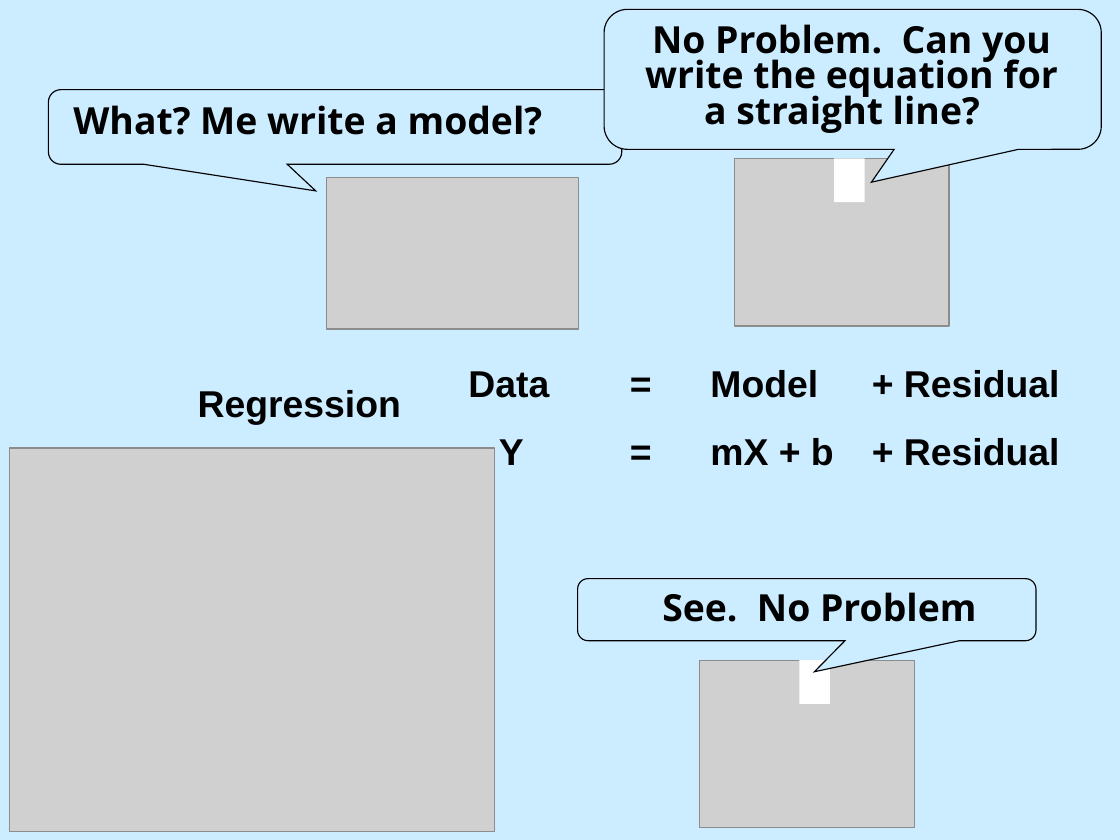
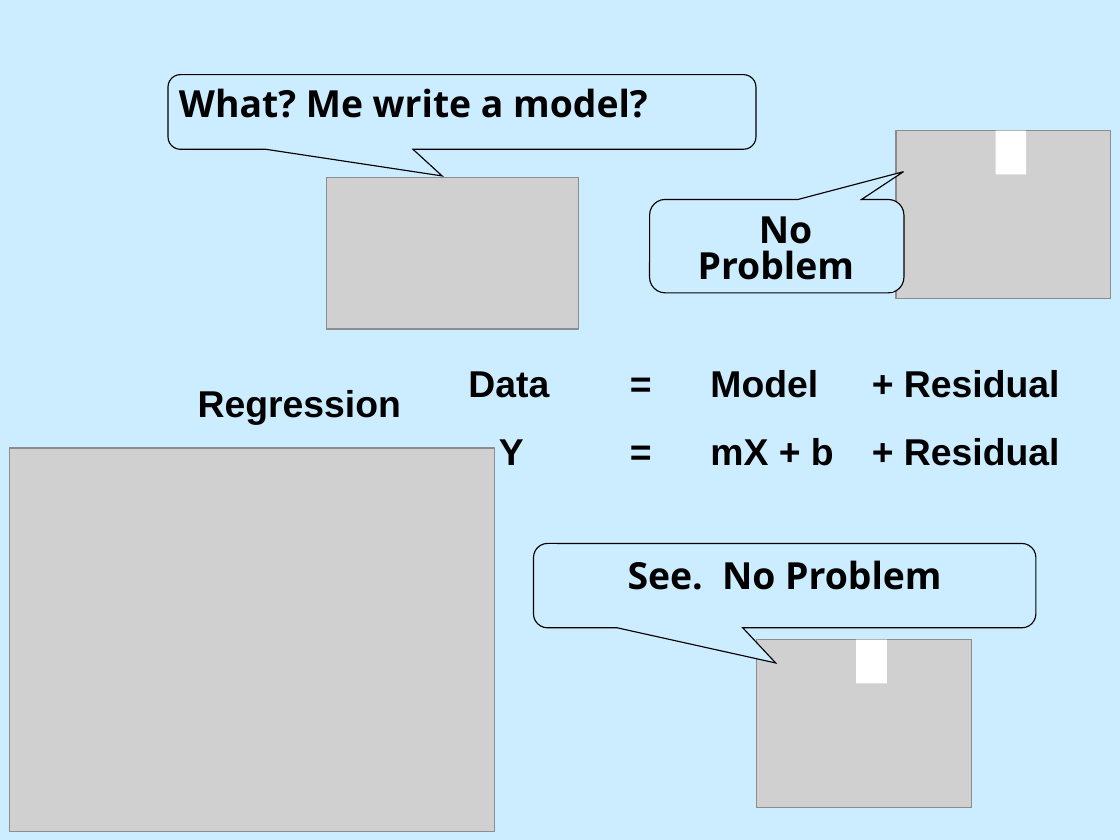
Before and after one commit to DavidCSchneider/StatisticalScience, a slide deck: slide 26 of LNotes/Pt1/Ch1_1.ppt (slide 24 before the commit). Drawn at 1120x840 pixels with LibreOffice and Linux fonts; fonts in the diff are those of the drawing; grey boxes stand for pictures. Boxes give left, top, right and bottom in pixels: in the first picture for what was removed or moved away, otherwise in the second. Text is boxed around its words. In the diff, an @@ line names an element or a change of style, - is before the commit and + after.

```diff
--- a/LNotes/Pt1/Ch1_1.ppt
+++ b/LNotes/Pt1/Ch1_1.ppt
@@ rounded speech box removed at (604, 9, 1101, 149) @@
@@ text removed at (645, 24, 1058, 133) @@
-No Problem. Can you write the equation for a straight line?
@@ text "What? Me write a model?": place and size @@
-text "What? Me write a model?" at (73, 105, 543, 135)
+text "What? Me write a model?" at (179, 88, 648, 118)
@@ rounded speech box: place and size @@
-rounded speech box at (48, 90, 622, 165)
+rounded speech box at (168, 75, 756, 150)
@@ picture: place and size @@
-picture at (735, 158, 950, 326)
+picture at (896, 131, 1111, 299)
@@ rectangle: place and size @@
-rectangle at (834, 158, 865, 202)
+rectangle at (996, 131, 1026, 175)
@@ rounded speech box added at (650, 199, 904, 292), fill #CCECFF, outline #000000 0.74 pt @@
@@ text added at (698, 216, 854, 280), 24 pt, text #000000, bold @@
+No Problem
@@ rounded speech box: place and size @@
-rounded speech box at (578, 579, 1036, 641)
+rounded speech box at (533, 543, 1036, 627)
@@ rounded speech box at (533, 543, 1036, 627): proportions changed @@
@@ text "See. No Problem": place and size @@
-text "See. No Problem" at (662, 592, 976, 622)
+text "See. No Problem" at (628, 560, 941, 590)
@@ picture: place and size @@
-picture at (700, 660, 915, 828)
+picture at (757, 640, 972, 808)
@@ rectangle: place and size @@
-rectangle at (800, 660, 830, 703)
+rectangle at (856, 640, 886, 683)
```
Also in this commit, not shown: 28 other slides changed, 6 slides added, 4 slides removed, 3 other files.
